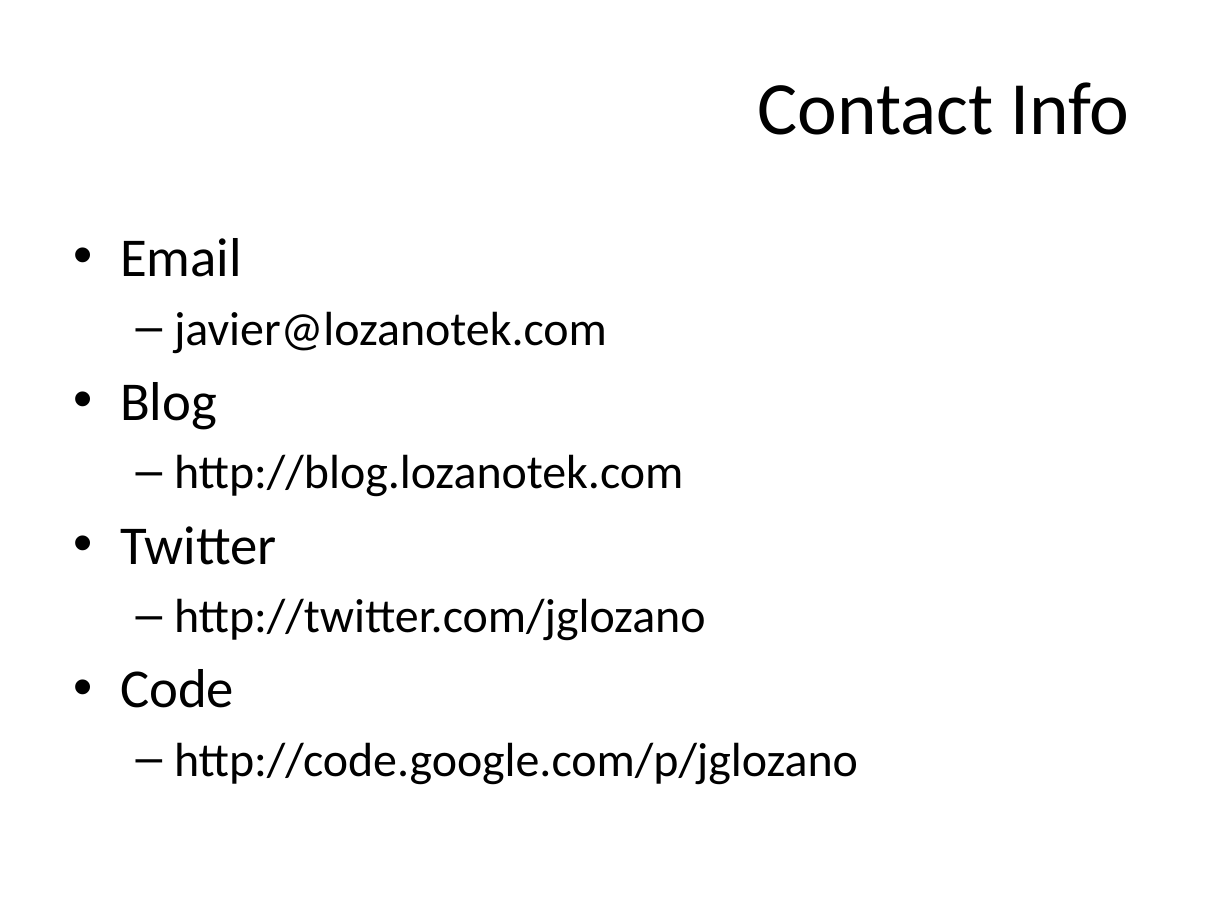
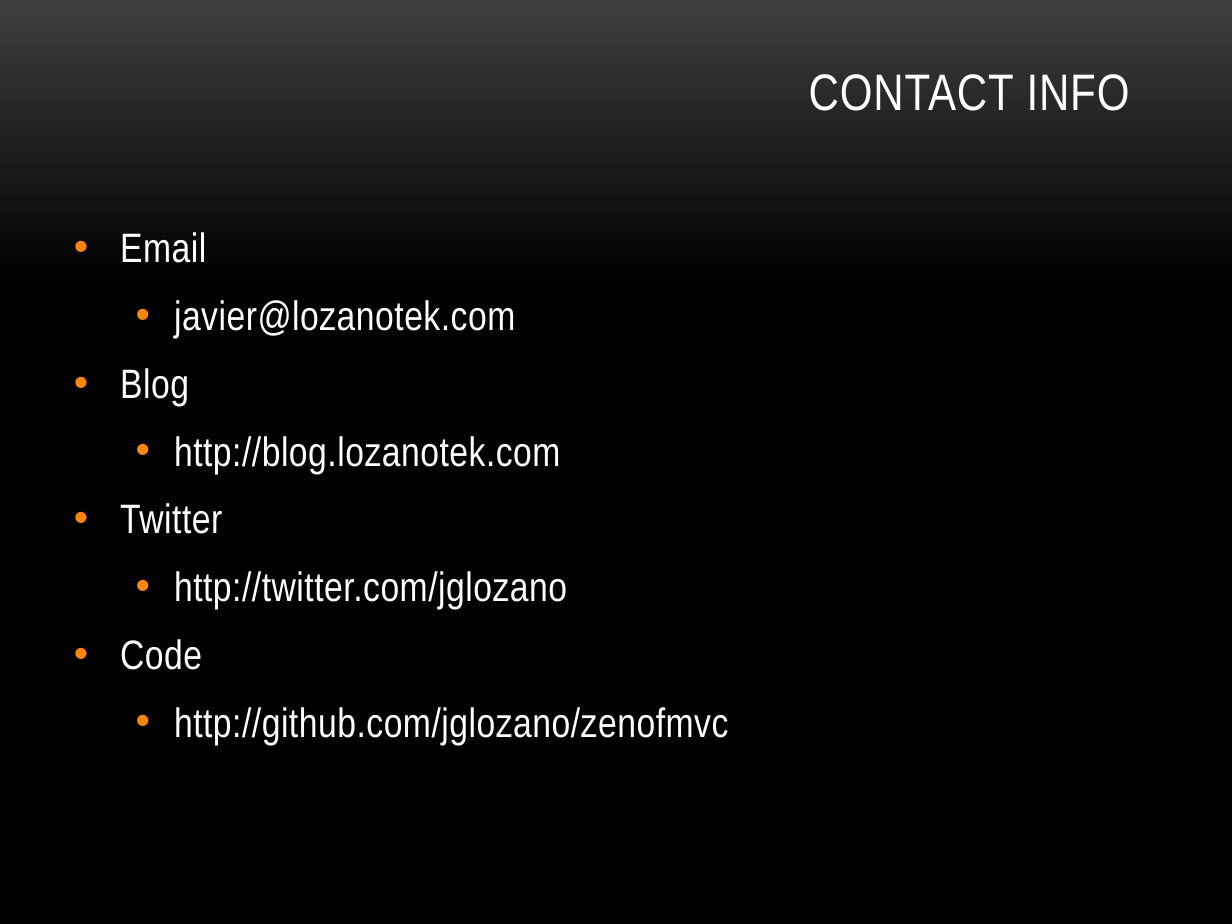
Before and after one commit to lozanotek/zenofmvc, a slide deck: slide 6 of slides/aspnet_mvc_zen.pptx (slide 5 before the commit). Drawn at 1232x924 pixels with LibreOffice and Linux fonts; fonts in the diff are those of the drawing; background and template pictures are left out. Boxes give left, top, right and bottom in pixels: in the first picture for what was removed or moved away, otherwise in the second. Text is boxed around its words. In the diff, an @@ line names an element or a change of style, - is before the commit and + after.

```diff
--- a/slides/aspnet_mvc_zen.pptx
+++ b/slides/aspnet_mvc_zen.pptx
@@ background #FFFFFF to picture (left out) @@
@@ title at box(809, 74, 1130, 111): text changed; size 44 to 30 pt; font Calibri to Arial Narrow; text colour #000000 to #FFFFFF @@
-Contact Info
+CONTACT INFO
@@ text at box(120, 232, 567, 670): size 32 to 24 pt in "Email", "Blog", "Twitter", "Code"; font Calibri to Arial Narrow, text colour #000000 to #FFFFFF, letter spacing 0 to 0.3 pt in "Email", "javier@lozanotek.com", "Blog", "http://blog.lozanotek.com" and 3 more places; size 28 to 24 pt in "javier@lozanotek.com", "http://blog.lozanotek.com", "http://twitter.com/jglozano"; more space between paragraphs; bullet – to • @@
@@ text at box(174, 707, 728, 744): text changed; size 28 to 24 pt; font Calibri to Arial Narrow; text colour #000000 to #FFFFFF @@
-  – http://code.google.com/p/jglozano
+  • http://github.com/jglozano/zenofmvc
```
Also in this commit, not shown: 23 other slides changed, 4 slides added, 6 slides removed, 36 other files.
